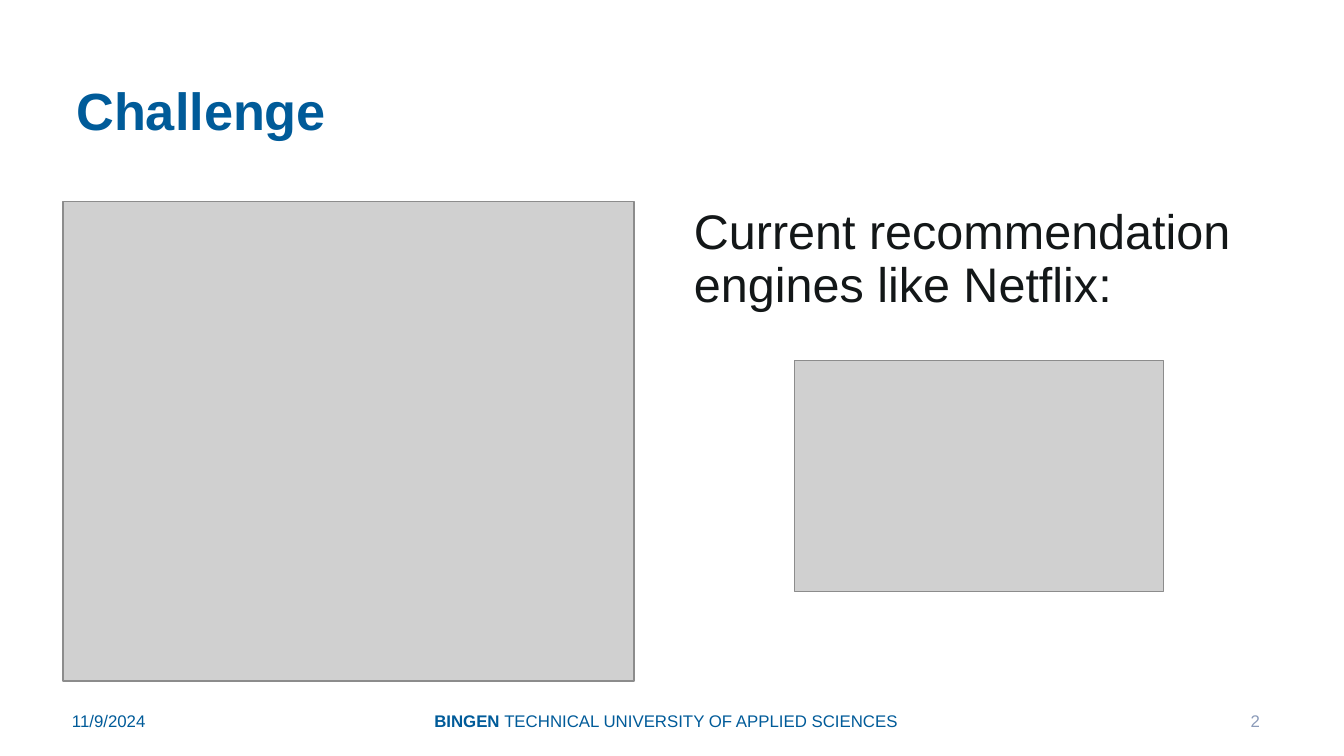
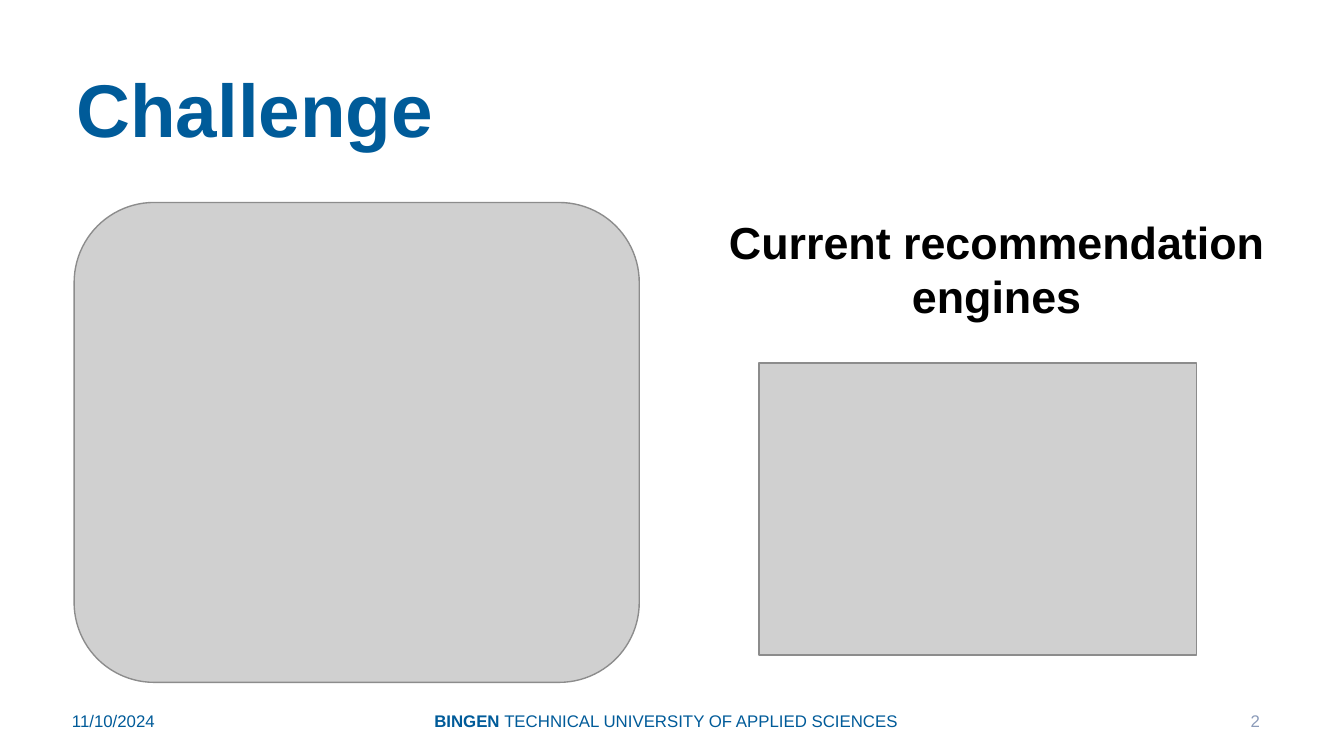
Before and after one commit to Padinator/Watch-Tip, a slide deck: slide 2 of slides-decks/pitch-presentation.pptx. Drawn at 1344x756 pixels with LibreOffice and Linux fonts; fonts in the diff are those of the drawing; grey boxes stand for pictures; background and template pictures are left out. Boxes give left, top, right and bottom in pixels: in the first picture for what was removed or moved away, otherwise in the second. Text is boxed around its words. In the diff, an @@ line names an element or a change of style, - is before the commit and + after.

```diff
--- a/slides-decks/pitch-presentation.pptx
+++ b/slides-decks/pitch-presentation.pptx
@@ title "Challenge" at bbox=[76, 83, 432, 151]: size 28 to 40 pt @@
@@ picture: place and size @@
-picture at bbox=[63, 202, 634, 681]
+picture at bbox=[74, 203, 638, 683]
@@ text at bbox=[729, 226, 1264, 322]: text changed; size 26 to 24 pt; text colour #131718 to #000000; bold on @@
-Current recommendation engines like Netflix:
+Current recommendation engines
@@ picture: place and size @@
-picture at bbox=[794, 360, 1164, 591]
+picture at bbox=[759, 363, 1198, 655]
@@ text at bbox=[72, 714, 155, 727]: text changed @@
-11/9/2024
+11/10/2024
```
Also in this commit, not shown: 6 other slides changed, 2 slides added, 1 other file.
